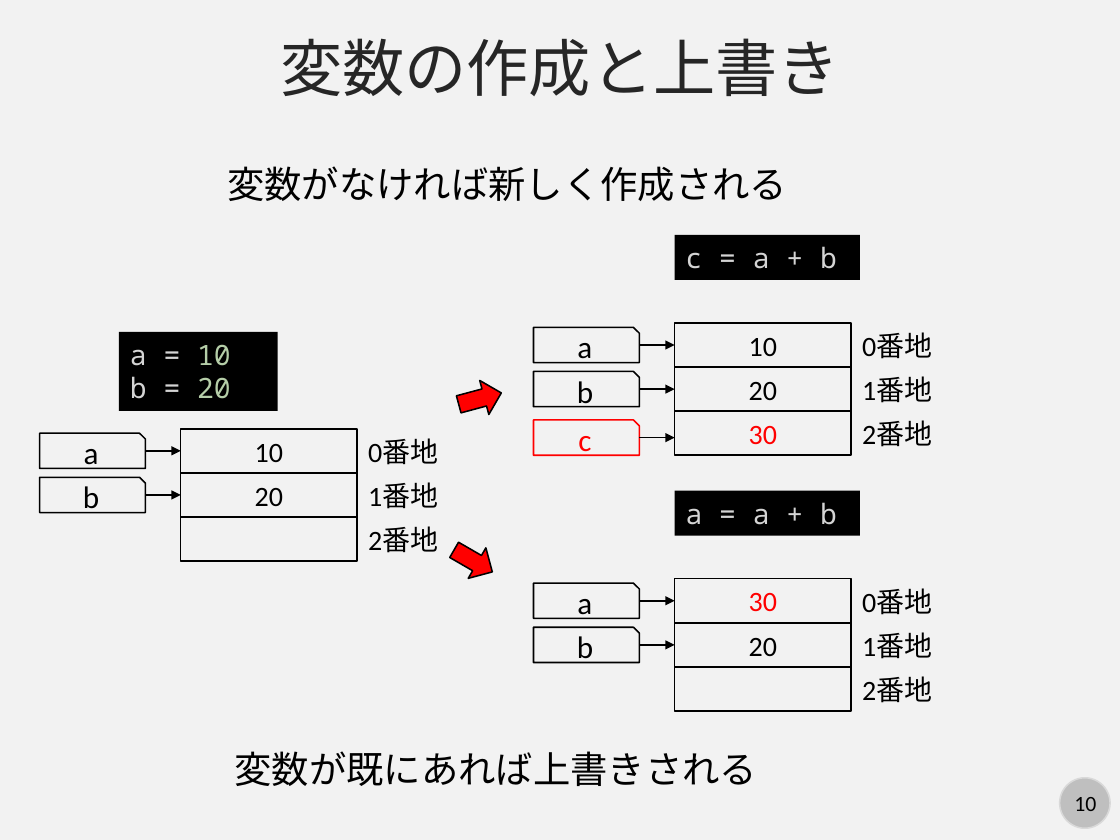
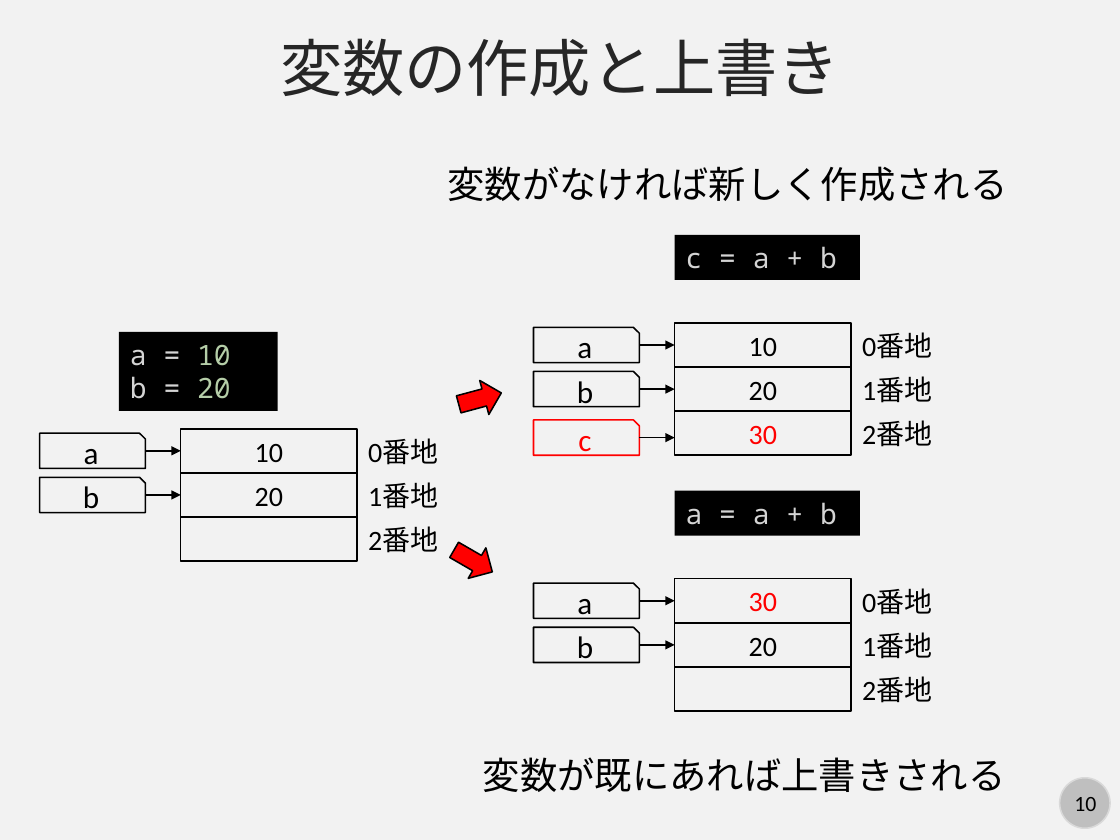
Before and after one commit to kaityo256/python_zero, a slide deck: slide 10 of basic/fig/slide.pptx. Drawn at 1120x840 pixels with LibreOffice and Linux fonts; fonts in the diff are those of the drawing. Boxes give left, top, right and bottom in pixels: in the first picture for what was removed or moved away, otherwise in the second. Text is boxed around its words. In the diff, an @@ line names an element or a change of style, - is before the commit and + after.

```diff
--- a/basic/fig/slide.pptx
+++ b/basic/fig/slide.pptx
@@ text "変数がなければ新しく作成される": place and size @@
-text "変数がなければ新しく作成される" at <box>227,166,787,201</box>
+text "変数がなければ新しく作成される" at <box>448,166,1008,201</box>
@@ text "変数が既にあれば上書きされる": place and size @@
-text "変数が既にあれば上書きされる" at <box>234,751,757,786</box>
+text "変数が既にあれば上書きされる" at <box>483,757,1006,792</box>
```
Also in this commit, not shown: 4 other slides changed.
